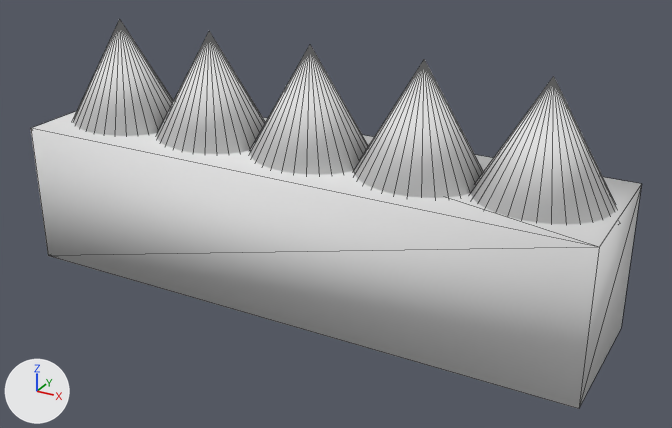
A saved change to the OBJ model DirectXGame/Resources/platform_damage_top/platform_damage_top.obj.
Camera for both pictures: a camera (50 mm lens) standing at (2.9, -4.95, 2.58) and looking at (0.19, -0.02, 0.12). Lighting does not change. The marker at lower left points along +X, +Y and +Z. Mesh edges are drawn as thin lines. Where no turn or scale is listed for an object, it has been applied to the vertices.

Names of what the first picture shows: '円錐.004'.
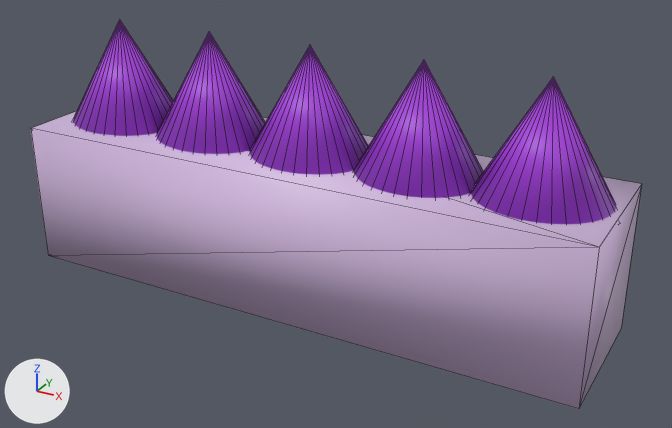
What the commit changed:
Picture 'damage.png' (img_damage_png) is new.
In material 'Material.001' (mat_material_001), base_color is no longer (0.8, 0.8, 0.8), white #e7e7e7.
In material 'Material.001' (mat_material_001), roughness goes from 1.0 to 0.5.
In material 'Material.001' (mat_material_001), texture is now set to img_damage_png.

Location of each change, [x1, y1, x2, y2] in pixels of the pictures (672 x 428 px):
'円錐.004', surface changed (grey to purple): [31, 20, 641, 409] in both
